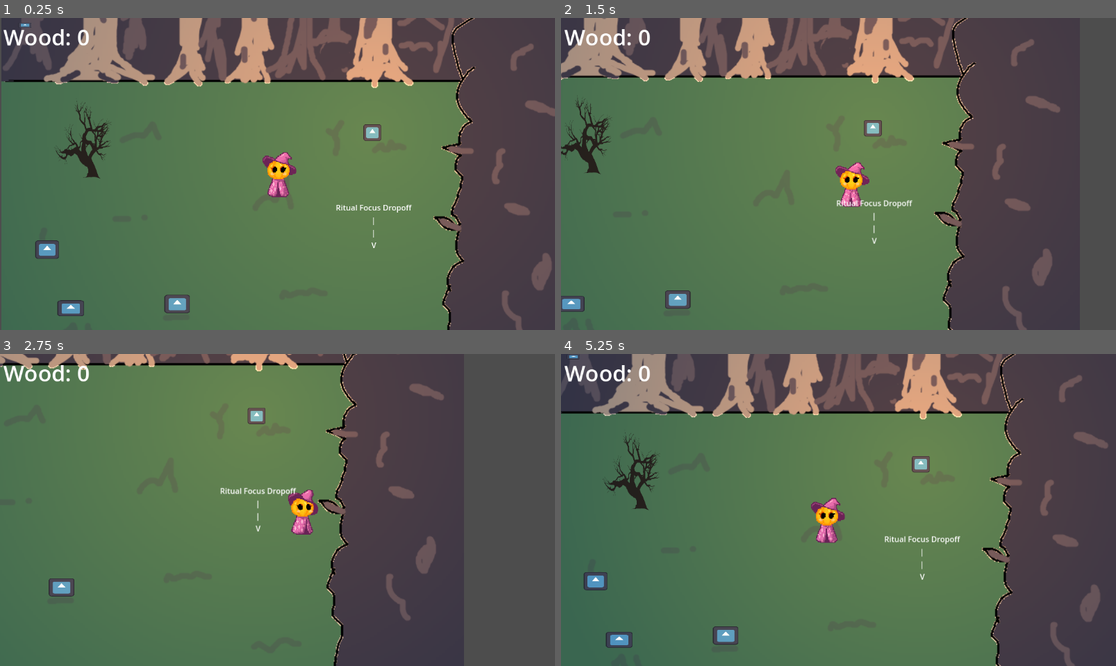
Above: before the commit, frames 1-4 (two rows, left to right).
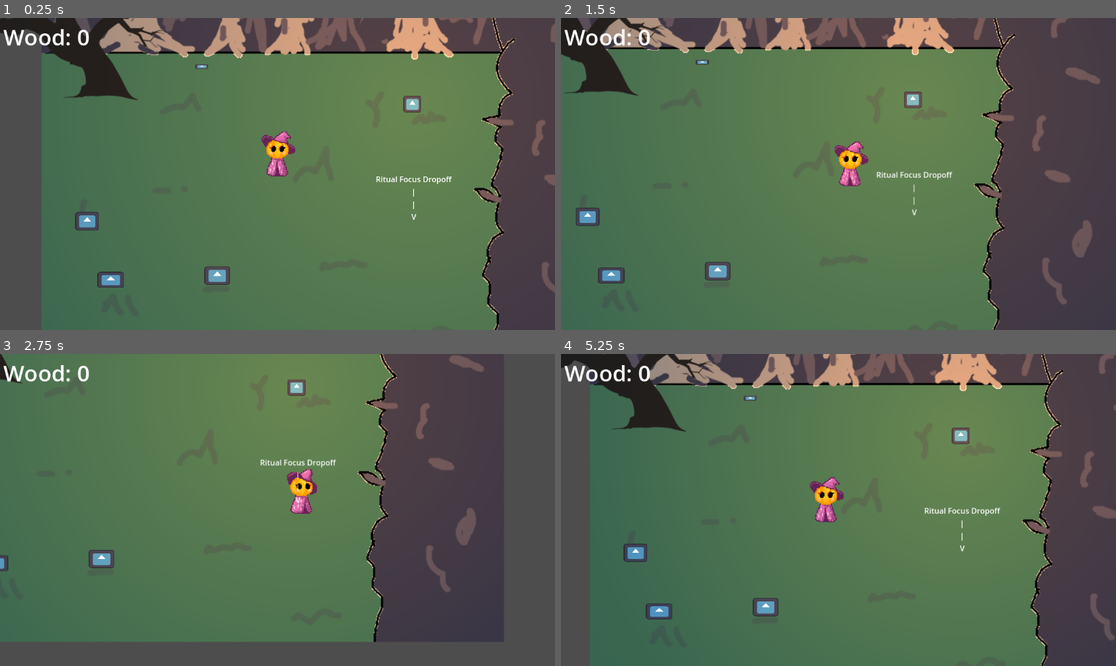
Above: after the commit, the same moments.

Repository: Gitguini/the-woods-are-watching
Game: Godot game, scene res://testMain.tscn
Same seed, same stepped clock (60 frames per second), same inputs: the game is played once before the commit and once after it. The engine's default icon, where the game draws it, is replaced by a stand-in: a white triangle on a blue panel in a dark square.
Inputs:
- Up to frame 1 (0.25 s): no input
- Up to frame 2 (1.5 s): tap Enter at 0.5 s; hold D (move_right) 0.53-1.28 s; hold S (move_down) from 1.28 s (still down)
- Up to frame 3 (2.75 s): release S (move_down) at 2.03 s; hold D (move_right) from 2.03 s (still down)
- Up to frame 4 (5.25 s): release D (move_right) at 2.78 s; hold W (move_up) 2.78-3.53 s; hold Left (move_left) 3.53-5.03 s; hold S (move_down) from 5.03 s (still down)

The runs differ from the first frame. In frame 1, 32% of the frame differs, in the area x 0-100%, y 0-100%; in frame 2, 25%; in frame 3, 18%; in frame 4, 30%.

Commit message:
some adjustments to Space, + beast skeletons
made some adjustments to the way things are stored spatially, they're more clear and easy now, and they work with texture Y-sorting.
Also added some skeletons of beast logic. It's basically going to need to pick a position to move towards and a speed each frame, based on a state machine.

Diff:
--- /dev/null
+++ b/TheWoodsAreWatching/beast.gd
@@ -0,0 +1,36 @@
+extends CharacterBody2D
+
+
+@export var walkSpeed = 50
+@export var runSpeed = 100
+
+var eye
+
+var targetPoint: Vector2 = Vector2.ZERO
+
+func _start():
+	eye = $BeastEye
+
+func _physics_process(delta: float) -> void:
+
+
+
+	move_and_slide()
+
+#given a target to move towards and a speed value, generates the velocity vector
+#using yCompress
+func velocityCalc(speed) -> void:
+
+	#1. get a base using the vector directly to the target and our Speed
+	var moveVector = (targetPoint - position).normalized() * speed
+
+	#2. use trigonometry to reduce via yCompress
+	#final magnitude should be equal to:
+	# sqrt(
+	# originalXcomponent * cos(angle)
+	# + originalYComponent * sin(angle) * YCompress )
+	#... a bit of a costly calculation to be making every frame, no? We'll see.
+
+
+
+	velocity = moveVector
--- /dev/null
+++ b/TheWoodsAreWatching/beast.tscn
@@ -0,0 +1,38 @@
+[gd_scene load_steps=7 format=3 uid="uid://c6b3t18j6iehb"]
+
+[ext_resource type="Script" uid="uid://5m0acfkyxmsw" path="res://beast.gd" id="1_4wkv2"]
+[ext_resource type="Texture2D" uid="uid://bbxt7w0eg6tvp" path="res://icon.svg" id="1_40kp3"]
+[ext_resource type="PackedScene" uid="uid://cgv2gcaowmwn7" path="res://beast_eye.tscn" id="2_4wkv2"]
+[ext_resource type="PackedScene" uid="uid://dqfrkriykhcw" path="res://world_item_manager.tscn" id="4_jfyys"]
+
+[sub_resource type="CapsuleShape2D" id="CapsuleShape2D_jfyys"]
+radius = 30.28
+height = 152.21
+
+[sub_resource type="SpriteFrames" id="SpriteFrames_kpop0"]
+animations = [{
+"frames": [{
+"duration": 1.0,
+"texture": ExtResource("1_40kp3")
+}],
+"loop": true,
+"name": &"default",
+"speed": 5.0
+}]
+
+[node name="Beast" type="CharacterBody2D"]
+motion_mode = 1
+script = ExtResource("1_4wkv2")
+
+[node name="CollisionShape2D" type="CollisionShape2D" parent="."]
+rotation = 1.5708
+shape = SubResource("CapsuleShape2D_jfyys")
+
+[node name="AnimatedSprite2D" type="AnimatedSprite2D" parent="."]
+position = Vector2(0, -26)
+scale = Vector2(1, 0.632813)
+sprite_frames = SubResource("SpriteFrames_kpop0")
+
+[node name="BeastEye" parent="." instance=ExtResource("2_4wkv2")]
+
+[node name="WorldItemManager" parent="." instance=ExtResource("4_jfyys")]
--- /dev/null
+++ b/TheWoodsAreWatching/beast_eye.gd
@@ -0,0 +1,26 @@
+extends Node2D
+
+@export var sightRadius = 800
+@export var sightSpread = 45
+
+var compressor
+
+func _start():
+	compressor = $WorldItemManager
+
+#this method tells whether the player is visible.
+#the player is visible if the following 3 things are true:
+#1. the player is within a distance of sightRadius (adjusted with yCompress)
+#2. the player is within an angle of sightSpread from the eye's current direction
+#3. there are no sight-blocking objects between this eye and the player
+func lookForPlayer() -> bool:
+	#test 1: within sight radius
+
+	#test 2: within angle of sightSpread
+	#useful for this: maintain a forward-vector (or makeone up here) and use
+	#Vector2.angleToPoint
+
+	#test 3
+	#use rayCast2D for this
+
+	return true
--- /dev/null
+++ b/TheWoodsAreWatching/beast_eye.tscn
@@ -0,0 +1,11 @@
+[gd_scene load_steps=3 format=3 uid="uid://cgv2gcaowmwn7"]
+
+[ext_resource type="Script" uid="uid://dt126e433jpkh" path="res://beast_eye.gd" id="1_uc3mg"]
+[ext_resource type="PackedScene" uid="uid://dqfrkriykhcw" path="res://world_item_manager.tscn" id="2_4qmad"]
+
+[node name="BeastEye" type="Node2D"]
+script = ExtResource("1_uc3mg")
+
+[node name="WorldItemManager" parent="." instance=ExtResource("2_4qmad")]
+
+[node name="RayCast2D" type="RayCast2D" parent="."]
--- a/TheWoodsAreWatching/fire.tscn
+++ b/TheWoodsAreWatching/fire.tscn
@@ -35,12 +35,10 @@
 script = ExtResource("1_5ltu8")
 
 [node name="FireCollider" type="CollisionShape2D" parent="."]
-position = Vector2(0, 5)
 rotation = 1.5708
 shape = SubResource("CapsuleShape2D_icfi2")
 
 [node name="WorldItemManager" parent="." instance=ExtResource("2_x6ecg")]
-basePointY = 5.0
 
 [node name="AnimatedSprite2D" type="AnimatedSprite2D" parent="."]
 scale = Vector2(0.289063, 0.265625)
@@ -53,6 +51,5 @@
 [node name="FearRadius" type="Area2D" parent="."]
 
 [node name="CollisionShape2D" type="CollisionShape2D" parent="FearRadius"]
-position = Vector2(0, 5)
 rotation = 1.5708
 shape = SubResource("CapsuleShape2D_x6ecg")
--- /dev/null
+++ b/TheWoodsAreWatching/obstruction.gd
@@ -0,0 +1,17 @@
+extends StaticBody2D
+
+@export var obstructsVision: bool = true
+@export var obstructsMovement: bool = true
+
+@export var hitboxRadius: int = 300
+
+
+func _ready() -> void:
+
+	#TODO set physics layers of object based on whether it obstructs movement and vision
+
+	#set the hitbox to be a size indicated by the hitboxRadius and yCompress
+	#I've built a function for determining this into the worldItemManager script
+	#$CollisionShape2D.shape.size.x = $WorldItemManager.getRectHitboxWidth(hitboxRadius)
+	#$CollisionShape2D.shape.size.y = $WorldItemManager.getRectHitboxHeight(hitboxRadius)
+	pass
--- /dev/null
+++ b/TheWoodsAreWatching/obstruction.tscn
@@ -0,0 +1,21 @@
+[gd_scene load_steps=5 format=3 uid="uid://ci11qaufqb1c4"]
+
+[ext_resource type="Script" uid="uid://c1vljrbt5do4p" path="res://obstruction.gd" id="1_4fghw"]
+[ext_resource type="Texture2D" uid="uid://brt2q321qm1o" path="res://PlaceHolderTreeFromGoogle.webp" id="2_b6uxa"]
+[ext_resource type="PackedScene" uid="uid://dqfrkriykhcw" path="res://world_item_manager.tscn" id="3_b6uxa"]
+
+[sub_resource type="RectangleShape2D" id="RectangleShape2D_blfnc"]
+size = Vector2(50, 10)
+
+[node name="Obstruction" type="StaticBody2D"]
+script = ExtResource("1_4fghw")
+
+[node name="CollisionShape2D" type="CollisionShape2D" parent="."]
+shape = SubResource("RectangleShape2D_blfnc")
+
+[node name="Sprite2D" type="Sprite2D" parent="."]
+scale = Vector2(0.201563, 0.229316)
+texture = ExtResource("2_b6uxa")
+offset = Vector2(0, -180)
+
+[node name="WorldItemManager" parent="." instance=ExtResource("3_b6uxa")]
--- a/TheWoodsAreWatching/player.gd
+++ b/TheWoodsAreWatching/player.gd
@@ -2,8 +2,6 @@
 
 @export var speed = 200
 
-@export var basePointX = 0
-@export var basePointY = 0
 @export var colRadius = 0
 
 @onready var animated_sprite_2D: AnimatedSprite2D = $AnimatedSprite2D
@@ -16,8 +14,6 @@
 	compressor = $WorldItemManager
 	collisionThing = $CollisionShape2D
 
-	collisionThing.position.x = basePointX
-	collisionThing.position.y = basePointY
 	collisionThing.shape.radius = colRadius
 
 
--- a/TheWoodsAreWatching/player.tscn
+++ b/TheWoodsAreWatching/player.tscn
@@ -48,16 +48,15 @@
 [node name="Player" type="CharacterBody2D"]
 motion_mode = 1
 script = ExtResource("1_onrkg")
-basePointY = 20
 colRadius = 40
 
 [node name="WorldItemManager" parent="." instance=ExtResource("3_i3pqv")]
 
 [node name="AnimatedSprite2D" type="AnimatedSprite2D" parent="."]
-position = Vector2(2, 2)
 scale = Vector2(0.0597115, 0.0585904)
 sprite_frames = SubResource("SpriteFrames_hqtel")
 animation = &"down"
+offset = Vector2(0, -700)
 
 [node name="Camera2D" type="Camera2D" parent="."]
 process_callback = 0
@@ -65,6 +64,5 @@
 position_smoothing_speed = 3.5
 
 [node name="CollisionShape2D" type="CollisionShape2D" parent="."]
-position = Vector2(0, 20)
 rotation = 1.5708
 shape = SubResource("CapsuleShape2D_i3pqv")
--- a/TheWoodsAreWatching/testMain.tscn
+++ b/TheWoodsAreWatching/testMain.tscn
@@ -1,19 +1,20 @@
-[gd_scene load_steps=11 format=3 uid="uid://ftdylny7f22s"]
+[gd_scene load_steps=10 format=3 uid="uid://ftdylny7f22s"]
 
 [ext_resource type="Texture2D" uid="uid://blssupljk2i0y" path="res://worldBorderMockup.png" id="1_qiiyx"]
 [ext_resource type="PackedScene" uid="uid://cmgj7ujop7f8w" path="res://player.tscn" id="1_wi5su"]
 [ext_resource type="Script" uid="uid://dfwph2m28776m" path="res://ui.gd" id="2_5haja"]
 [ext_resource type="PackedScene" uid="uid://dcnwgrbpe11qy" path="res://wood.tscn" id="2_hk42g"]
 [ext_resource type="PackedScene" uid="uid://dlhg8qxhwsm2a" path="res://fire.tscn" id="4_5haja"]
-[ext_resource type="PackedScene" uid="uid://b12342p7kb016" path="res://wall.tscn" id="6_w1t20"]
-[ext_resource type="Texture2D" uid="uid://brt2q321qm1o" path="res://PlaceHolderTreeFromGoogle.webp" id="7_j5va5"]
 [ext_resource type="PackedScene" uid="uid://cue2r6iw5wum6" path="res://objective_collectible.tscn" id="8_wwql1"]
+[ext_resource type="PackedScene" uid="uid://ci11qaufqb1c4" path="res://obstruction.tscn" id="9_6u26q"]
 [ext_resource type="Texture2D" uid="uid://bbxt7w0eg6tvp" path="res://icon.svg" id="9_getfk"]
 [ext_resource type="PackedScene" uid="uid://brxypatsocv8n" path="res://objective_dropoff_point.tscn" id="10_o0oog"]
 
 [node name="TestMain" type="Node2D"]
+y_sort_enabled = true
 
 [node name="WorldBorderMockup" type="Sprite2D" parent="."]
+z_index = -1
 position = Vector2(550, 301)
 scale = Vector2(1.5, 1.5)
 texture = ExtResource("1_qiiyx")
@@ -21,7 +22,8 @@
 [node name="Sprite2D" type="Sprite2D" parent="."]
 
 [node name="Player" parent="." groups=["wood"] instance=ExtResource("1_wi5su")]
-position = Vector2(523, 309)
+y_sort_enabled = true
+position = Vector2(440, 368)
 
 [node name="UI" type="CanvasLayer" parent="."]
 script = ExtResource("2_5haja")
@@ -35,18 +37,10 @@
 text = "Wood: 0"
 
 [node name="Wood" parent="." instance=ExtResource("2_hk42g")]
+position = Vector2(284, 145)
 
 [node name="Fire" parent="." instance=ExtResource("4_5haja")]
 position = Vector2(720, 223)
-
-[node name="StaticBody2D" parent="." instance=ExtResource("6_w1t20")]
-position = Vector2(127, 252)
-scale = Vector2(2.52, 2)
-
-[node name="PlaceHolderTreeFromGoogle" type="Sprite2D" parent="."]
-position = Vector2(119, 235)
-scale = Vector2(0.256836, 0.438477)
-texture = ExtResource("7_j5va5")
 
 [node name="objective1" parent="." instance=ExtResource("8_wwql1")]
 position = Vector2(45, 466)
@@ -73,3 +67,9 @@
 
 [node name="ObjectiveDropoffPoint" parent="." instance=ExtResource("10_o0oog")]
 position = Vector2(723, 486)
+
+[node name="Big Tree" parent="." instance=ExtResource("9_6u26q")]
+y_sort_enabled = true
+position = Vector2(-6, 202)
+scale = Vector2(5.44, 5.44)
+hitboxRadius = 1
--- a/TheWoodsAreWatching/world_item_manager.gd
+++ b/TheWoodsAreWatching/world_item_manager.gd
@@ -1,12 +1,29 @@
 extends Node
-
-@export var basePointX = 0.0
-@export var basePointY = 0.0
 
 var yCompress = 0.75
 
-# comment to test that git is working!!!
-
-# Called when the node enters the scene tree for the first time.
 func _ready() -> void:
 	pass # Replace with function body.
+
+
+#Gets distance between 2 points, adjusted using yCompress (treats the y component as compressed)
+#to do this, we get the vector between the 2 points and then multiply the y component by the INVERSE of yCompress
+#stretching it to its "actual" distance.
+func getAdjustedDistance(origin, destination) -> Vector2:
+	var unadjustedDifference = origin - destination
+	unadjustedDifference.y = unadjustedDifference.y * (1.0 / yCompress)
+	return unadjustedDifference.magnitude
+
+#used to set up a hitbox. Given some radius we will create a capsule with a proportionate Height and Radius value.
+func getCapsuleHitboxHeight(radius) -> float:
+	return radius * 2
+
+#TODO second part of the above process.
+func getCapsuleHitboxRadius(radius) -> float:
+	return -1.0
+
+func getRectHitboxHeight(radius) -> float:
+	return radius * 2 * yCompress
+
+func getRectHitboxWidth(radius) -> float:
+	return radius * 2
Not shown, added: TheWoodsAreWatching/beast.gd.uid
Not shown, added: TheWoodsAreWatching/beast_eye.gd.uid
Not shown, added: TheWoodsAreWatching/obstruction.gd.uid
